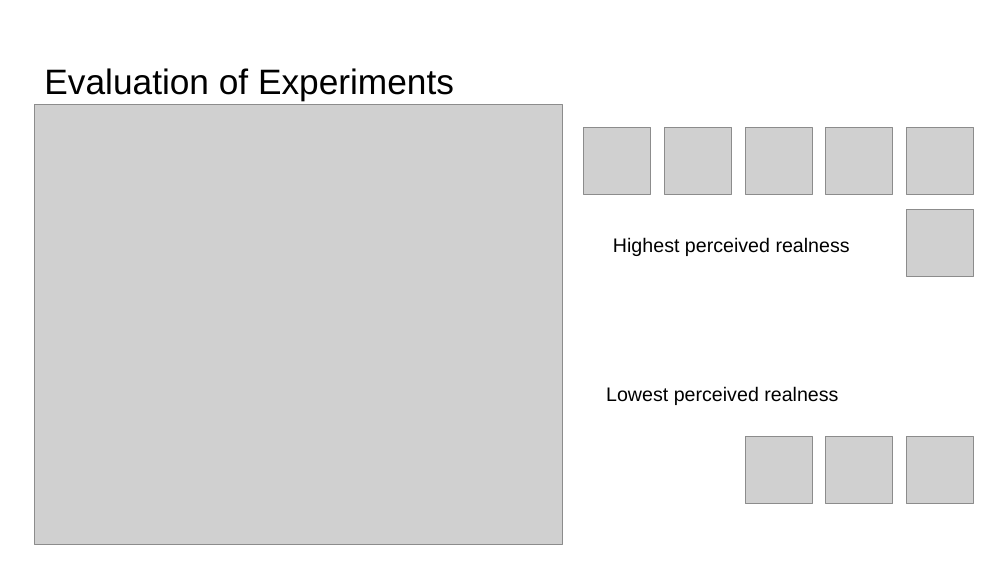
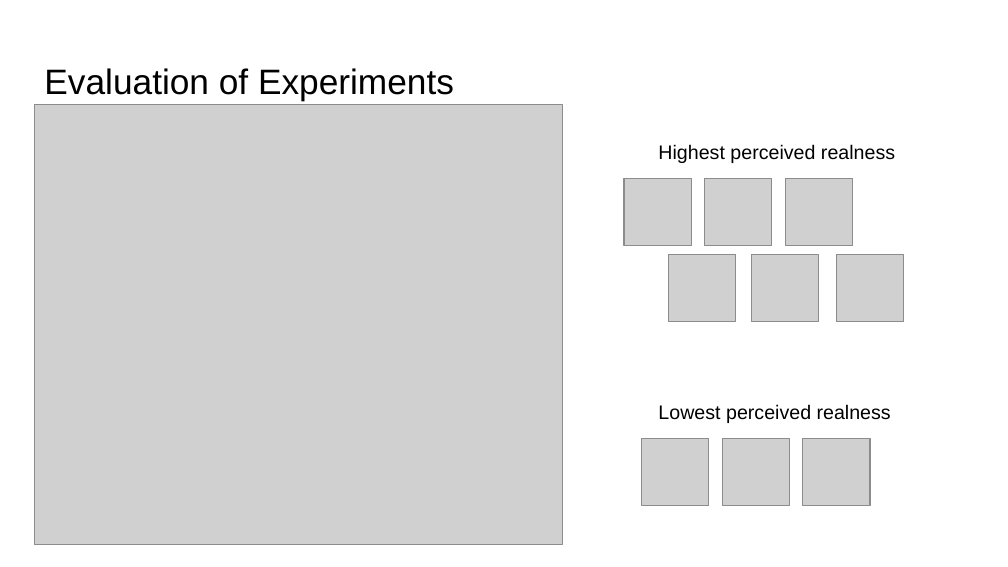
Before and after one commit to maximotus/cv-dl22-text-to-photofit-GAN, a slide deck: slide 7 of report/report.pptx (slide 6 before the commit). Drawn at 1008x567 pixels with LibreOffice and Linux fonts; fonts in the diff are those of the drawing; grey boxes stand for pictures. Boxes give left, top, right and bottom in pixels: in the first picture for what was removed or moved away, otherwise in the second. Text is boxed around its words. In the diff, an @@ line names an element or a change of style, - is before the commit and + after.

```diff
--- a/report/report.pptx
+++ b/report/report.pptx
@@ text "Highest perceived realness": place and size @@
-text "Highest perceived realness" at box(613, 237, 850, 256)
+text "Highest perceived realness" at box(658, 144, 895, 163)
@@ 3 pictures: place and size @@
-3 pictures at box(584, 127, 812, 195)
+3 pictures at box(624, 178, 853, 246)
@@ picture: place and size @@
-picture at box(906, 209, 974, 276)
+picture at box(668, 254, 736, 322)
@@ picture: place and size @@
-picture at box(906, 127, 974, 195)
+picture at box(752, 255, 820, 323)
@@ picture: place and size @@
-picture at box(826, 127, 893, 195)
+picture at box(837, 255, 904, 323)
@@ text "Lowest perceived realness": place and size @@
-text "Lowest perceived realness" at box(606, 386, 838, 405)
+text "Lowest perceived realness" at box(658, 404, 891, 423)
@@ 3 pictures: place and size @@
-3 pictures at box(745, 436, 974, 504)
+3 pictures at box(641, 438, 870, 506)
```
Also in this commit, not shown: 3 other slides changed, 4 slides added, 1 slide removed.
